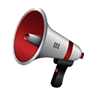
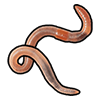
The second 100px x 100px image is a revision of the first. Changes to its layers:
added layer "worm" above "loudspeaker" over [7, 4, 93, 96]
hid "loudspeaker" over [12, 8, 84, 88]
